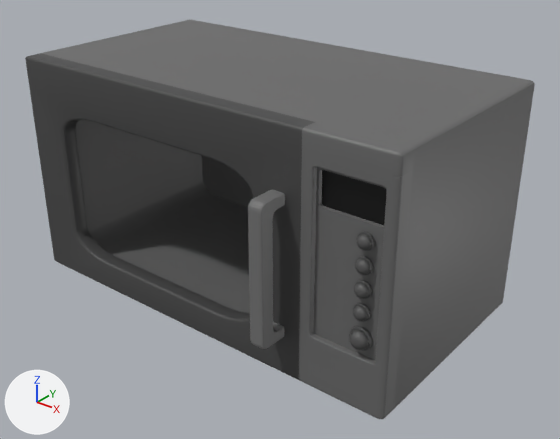
The FBX model Assets/models/objects/Microwave.fbx, before and after one commit.
Camera for both pictures: a 50 mm lens placed at (3.84, -4.77, 3.62), pointed at (0.11, -0.1, 0.73). Lighting does not change. The marker at lower left points along +X, +Y and +Z. The older version comes first. Where no turn or scale is listed for an object, it has been applied to the vertices. Vertices at exactly the same position are counted once.
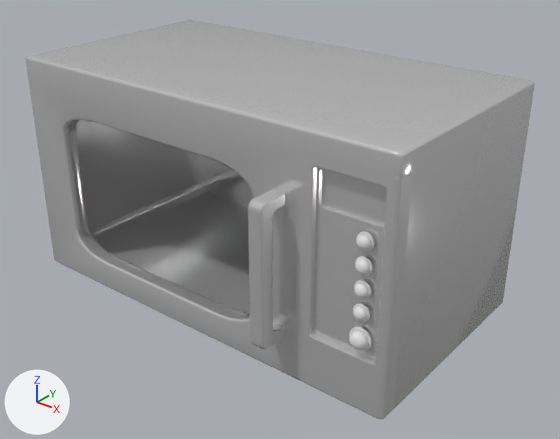
The change in detail:
me_cube_004 has 174 vertices, 154 faces and spans x -1.98..1.74, y -0.85..1.0, z -1.0..1.0.
me_cube_004 no longer uses material mat_material_003 (dark grey #696969).
me_cube_004 gains material mat_material (white #e7e7e7).
me_cube_006 has 244 vertices, 215 faces and spans x -1.98..1.01, y -1.0..-0.85, z -1.0..0.85.
me_cube_006 no longer uses material mat_material_005 (dark grey #464646).
me_cube_006 gains material mat_material (white #e7e7e7).
me_cube_005 is used by ob_cube_001; location (0.0, 0.0, 0.988).
me_cube_005 had 88 vertices, 76 faces and spanned x -1.98..1.74, y -1.0..-0.85, z 0.85..1.0.
me_cube_005 no longer uses material mat_material_005 (dark grey #464646).
me_cube_005 now has 80 vertices, 69 faces and spans x -1.98..1.74, y -1.0..-0.85, z 0.85..1.0.
Part 1, on me_cube_005:
8 vertices are removed from x 1.01, y -1.0..-0.85, z 0.85..1.0.
16 faces are deleted.
9 new faces join them.
me_cube_005 part 2: 30 faces spanning x 1.69..1.74, y -1.0..-0.85, z 0.85..1.0 switch from mat_material_003 (dark grey #696969) to mat_material (white #e7e7e7).
me_cube_003 has 232 vertices, 198 faces and spans x 1.01..1.74, y -1.0..-0.85, z -1.0..0.85.
me_cube_003 is used by ob_cube_003; location (0.0, 0.0, 0.988).
me_cube_003 part 3: all 184 faces that had it switch from mat_material_003 (dark grey #696969) to mat_material (white #e7e7e7).
me_cube_003 part 4: all 1 face that had it switch from mat_material_001 (black #000000) to mat_material (white #e7e7e7).
me_circle has 1100 vertices, 1010 faces and spans x 0.055..0.233, y 0.526..0.611, z -0.563..0.343.
me_circle no longer uses material mat_material_004 (dark grey #525252).
me_cube_008 has 240 vertices, 222 faces and spans x 0.746..0.869, y -0.912..-0.567, z -0.657..0.506.
me_cube_008 no longer uses material mat_material_002 (grey #737373).
me_cube_008 gains material mat_material (white #e7e7e7).

What differs and where, as boxes (x1, y1, x2, y2) in the pictures (560 x 439 px):
'Cube', recoloured (dark grey to white): (42, 20, 535, 410) in both
'Cube.002', recoloured (dark grey to white): (27, 73, 302, 380) in both
'Cube.004', recoloured (grey to white): (248, 189, 285, 349) in both
'Circle', recoloured (dark grey to white): (349, 231, 375, 351) in both
part 1 of me_cube_005, reshaped: (27, 53, 406, 175) in both
part 2 of me_cube_005, recoloured (dark grey to white): (393, 145, 414, 176) in both
part 3 of me_cube_003, recoloured (dark grey to white): (299, 150, 413, 419) in both
part 4 of me_cube_003, recoloured (black to white): (322, 170, 387, 225) in both
